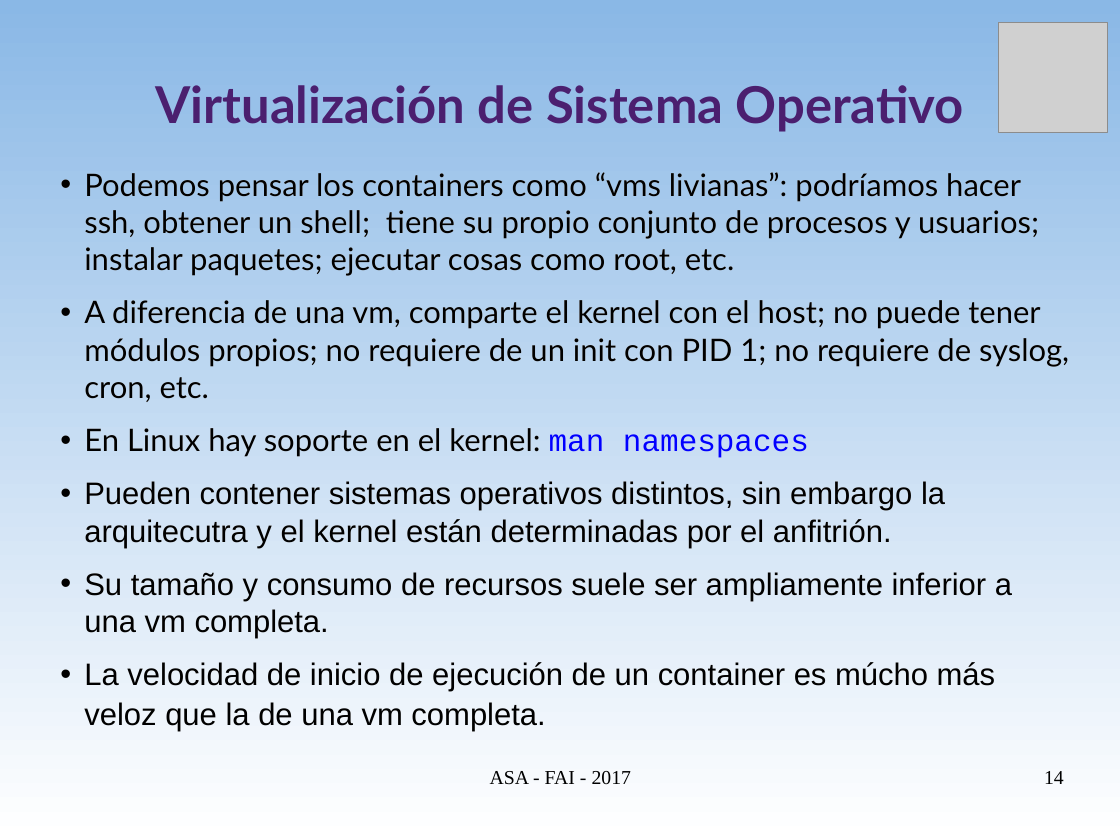
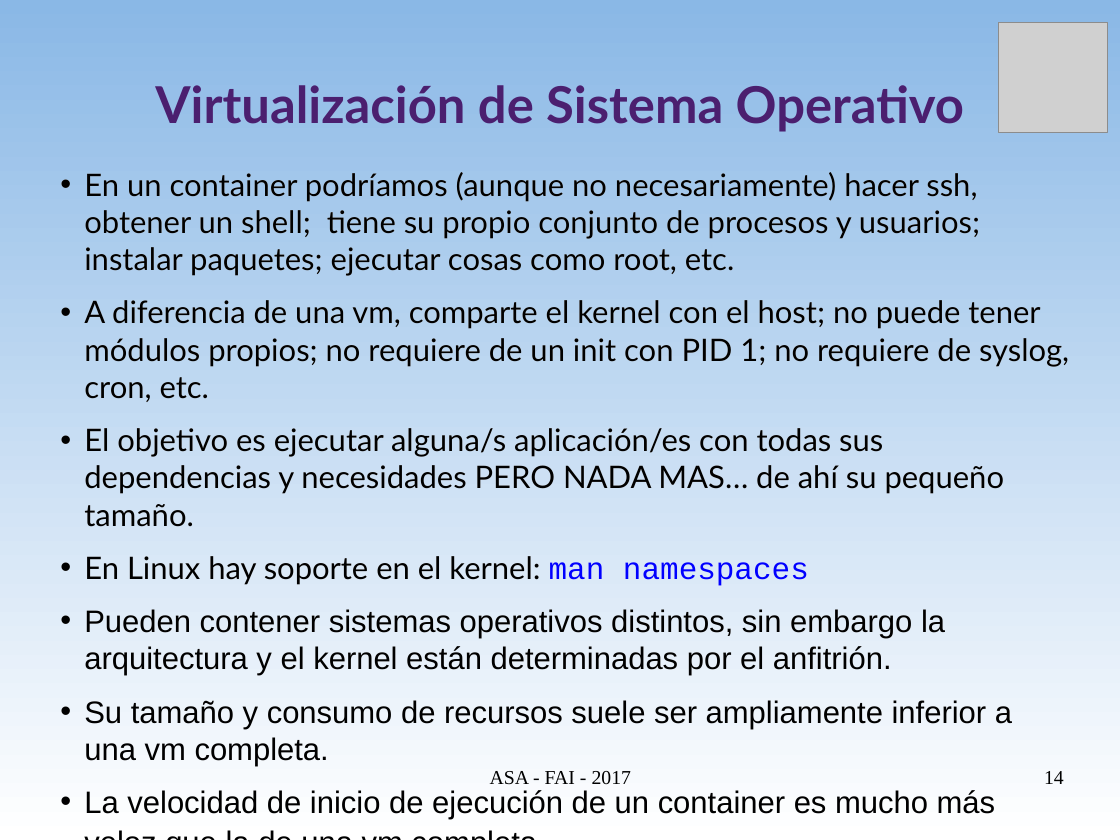
Before and after one commit to niniadcobre/asa, a slide deck: slide 14 of clases/ASA-virt.odp. Drawn at 1120x840 pixels with LibreOffice and Linux fonts; fonts in the diff are those of the drawing; grey boxes stand for pictures. Boxes give left, top, right and bottom in pixels: in the first picture for what was removed or moved away, otherwise in the second. Text is boxed around its words. In the diff, an @@ line names an element or a change of style, - is before the commit and + after.

```diff
--- a/clases/ASA-virt.odp
+++ b/clases/ASA-virt.odp
@@ text at box(84, 172, 980, 276): text changed @@
-• Podemos pensar los containers como “vms livianas”: podríamos hacer ssh, obtener un shell; tiene su propio conjunto de procesos y usuarios; instalar paquetes; ejecutar cosas como root, etc.
+• En un container podríamos (aunque no necesariamente) hacer ssh, obtener un shell; tiene su propio conjunto de procesos y usuarios; instalar paquetes; ejecutar cosas como root, etc.
@@ text at box(84, 428, 1005, 527): paragraph added @@
+• El objetivo es ejecutar alguna/s aplicación/es con todas sus dependencias y necesidades PERO NADA MAS… de ahí su pequeño tamaño.
@@ text at box(84, 609, 945, 676): text changed @@
-• Pueden contener sistemas operativos distintos, sin embargo la arquitecutra y el kernel están determinadas por el anfitrión.
+• Pueden contener sistemas operativos distintos, sin embargo la arquitectura y el kernel están determinadas por el anfitrión.
@@ text at box(84, 790, 996, 820): text changed @@
-• La velocidad de inicio de ejecución de un container es múcho más veloz que la de una vm completa.
+• La velocidad de inicio de ejecución de un container es mucho más veloz que la de una vm completa.
```
Also in this commit, not shown: 3 other slides changed, 1 slide added, 2 other files.
